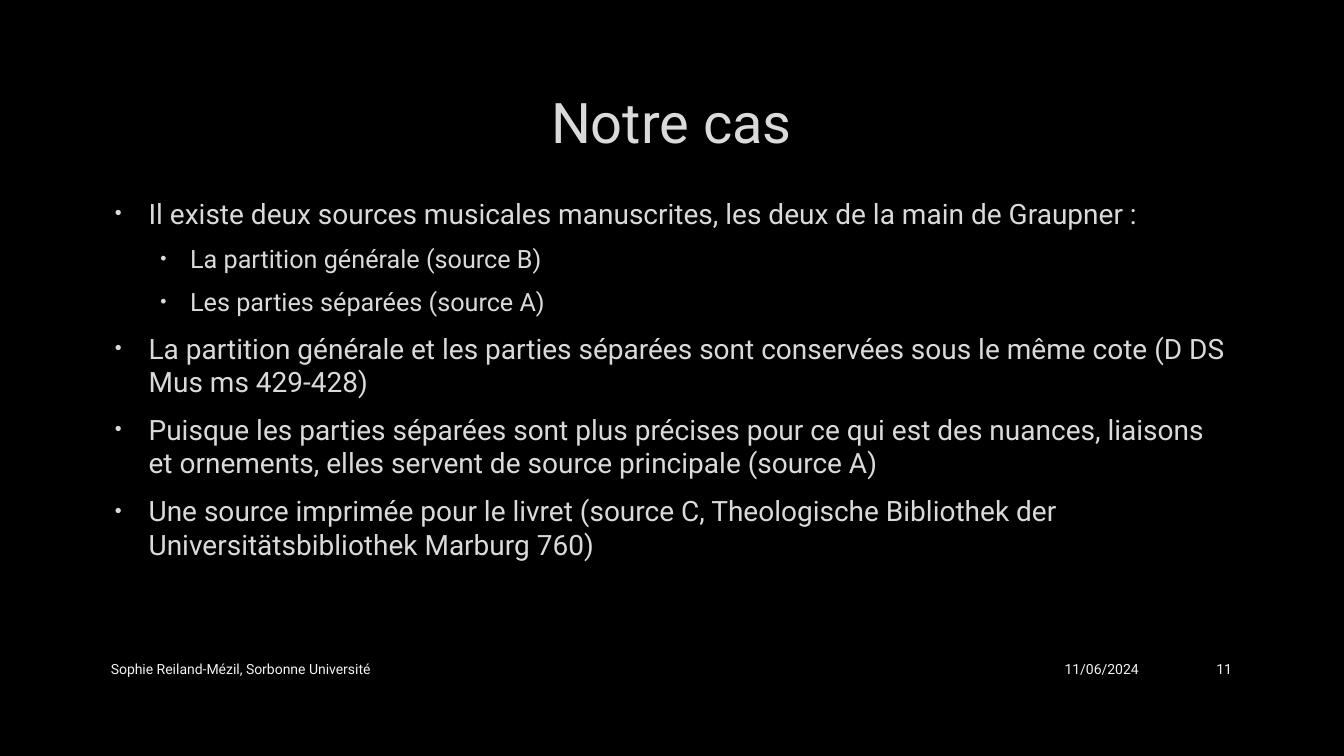
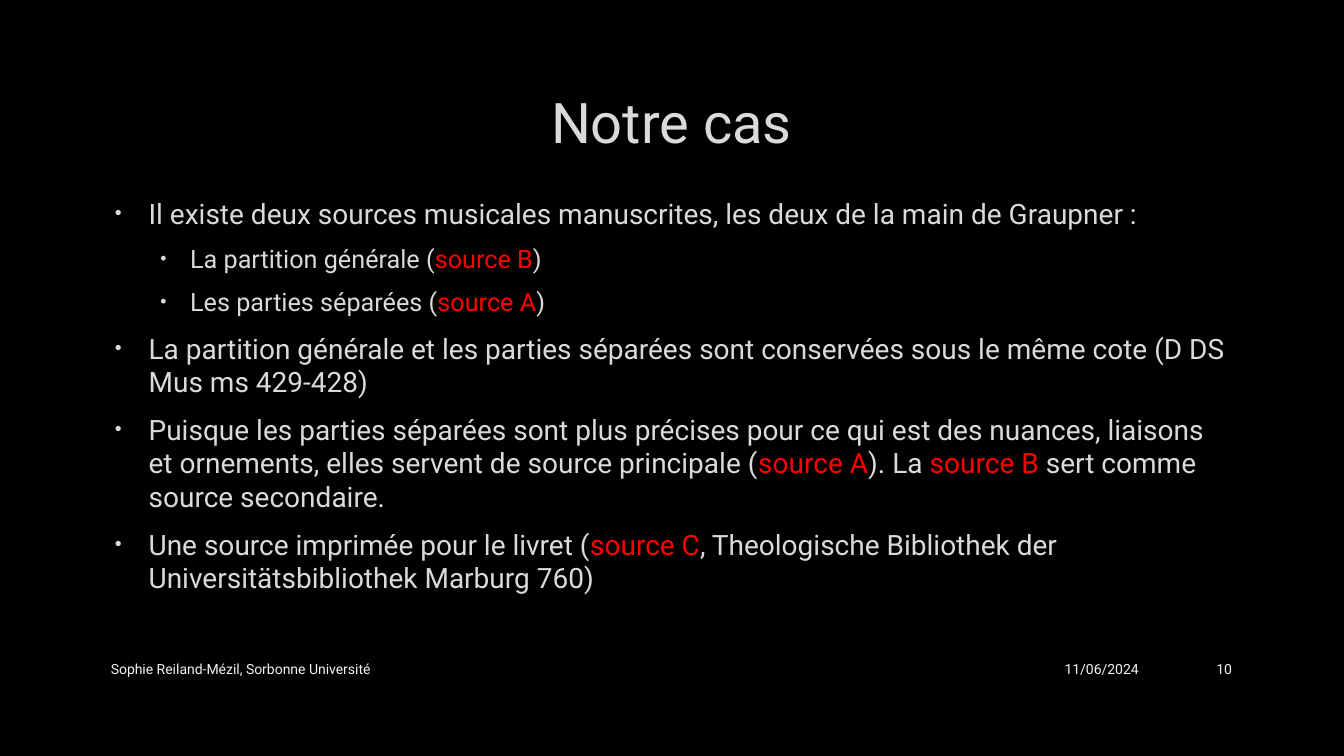
Before and after one commit to SophieReiland/graupner, a slide deck: slide 10 of presentations/Présentation_groupe_MEI.pptx (slide 11 before the commit). Drawn at 1344x756 pixels with LibreOffice and Linux fonts; fonts in the diff are those of the drawing; background and template pictures are left out. Boxes give left, top, right and bottom in pixels: in the first picture for what was removed or moved away, otherwise in the second. Text is boxed around its words. In the diff, an @@ line names an element or a change of style, - is before the commit and + after.

```diff
--- a/presentations/Présentation_groupe_MEI.pptx
+++ b/presentations/Présentation_groupe_MEI.pptx
@@ text at (149,248,1057,594): text colour #DADADA to #FF0000 in "(source B)", "(source A)", "(source C," @@
@@ text at (149,419,1204,508): text changed @@
-• Puisque les parties séparées sont plus précises pour ce qui est des nuances, liaisons et ornements, elles servent de source principale (source A)
+• Puisque les parties séparées sont plus précises pour ce qui est des nuances, liaisons et ornements, elles servent de source principale (source A). La source B sert comme source secondaire.
@@ page number at (1216,664,1232,674): text changed @@
-11
+10
```
Also in this commit, not shown: 13 other slides changed.
